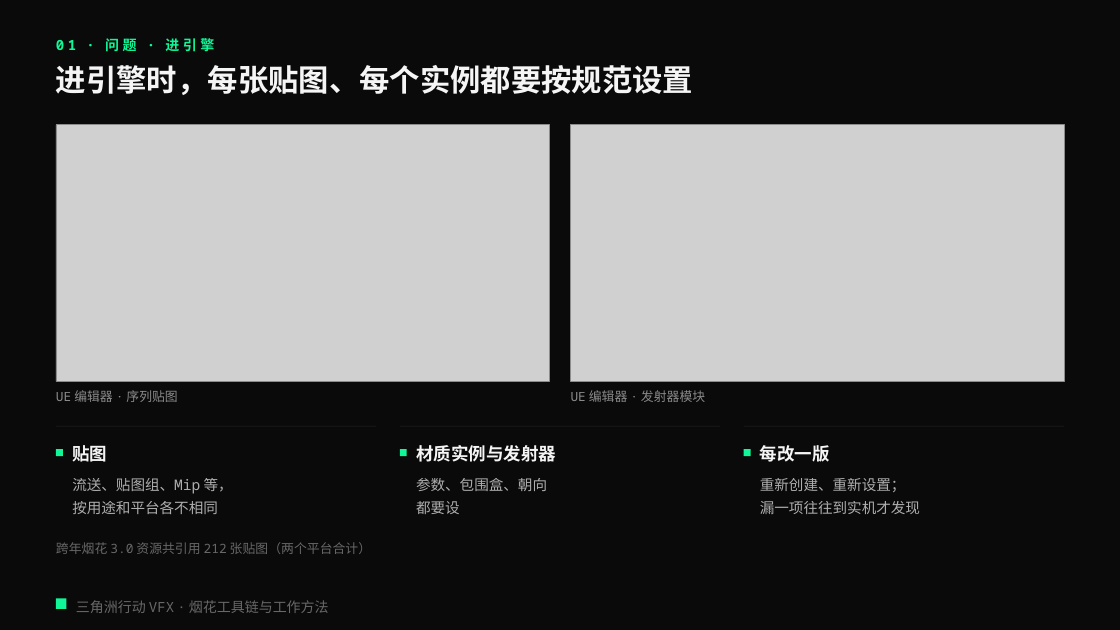
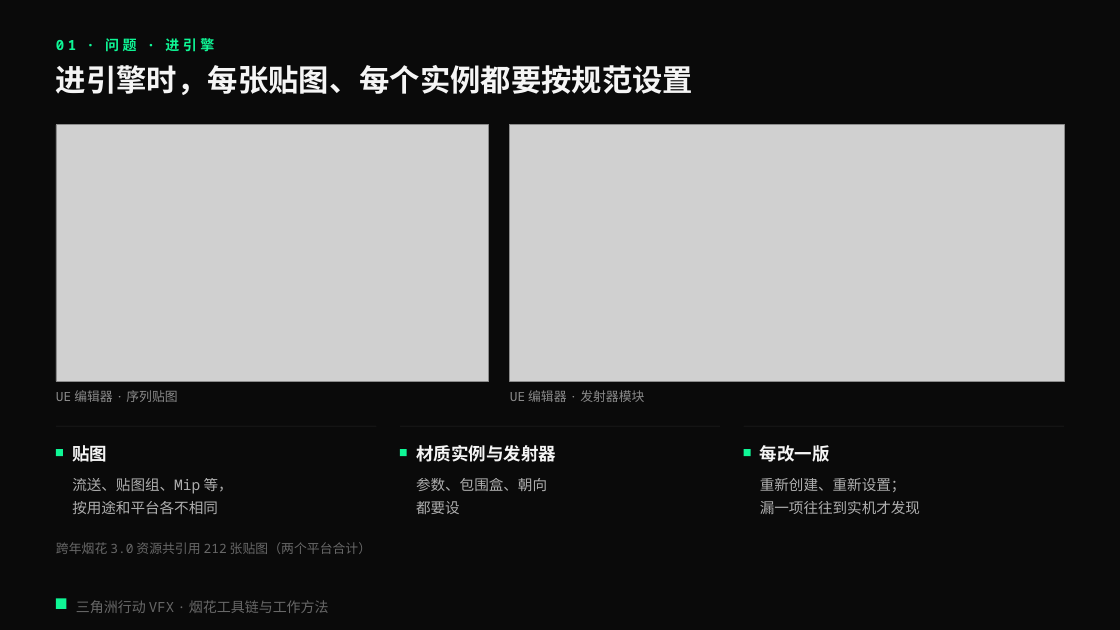
Before and after one commit to loccmaiii-lang/FireWorksLab, a slide deck: slide 4 of 协作/提示词/分享PPT交接_2026-10-29/第三版交付/烟花秀AI全流程_第三版.pptx. Drawn at 1120x630 pixels with LibreOffice and Linux fonts; fonts in the diff are those of the drawing; grey boxes stand for pictures. Boxes give left, top, right and bottom in pixels: in the first picture for what was removed or moved away, otherwise in the second. Text is boxed around its words. In the diff, an @@ line names an element or a change of style, - is before the commit and + after.

```diff
--- a/协作/提示词/分享PPT交接_2026-10-29/第三版交付/烟花秀AI全流程_第三版.pptx
+++ b/协作/提示词/分享PPT交接_2026-10-29/第三版交付/烟花秀AI全流程_第三版.pptx
@@ picture: place and size @@
-picture at (56, 125, 550, 382)
+picture at (56, 125, 489, 382)
@@ picture: place and size @@
-picture at (571, 125, 1065, 382)
+picture at (510, 125, 1065, 382)
@@ text "UE 编辑器 · 发射器模块": place and size @@
-text "UE 编辑器 · 发射器模块" at (571, 390, 705, 402)
+text "UE 编辑器 · 发射器模块" at (510, 390, 644, 402)
```
Also in this commit, not shown: 10 other slides changed, 11 other files.
